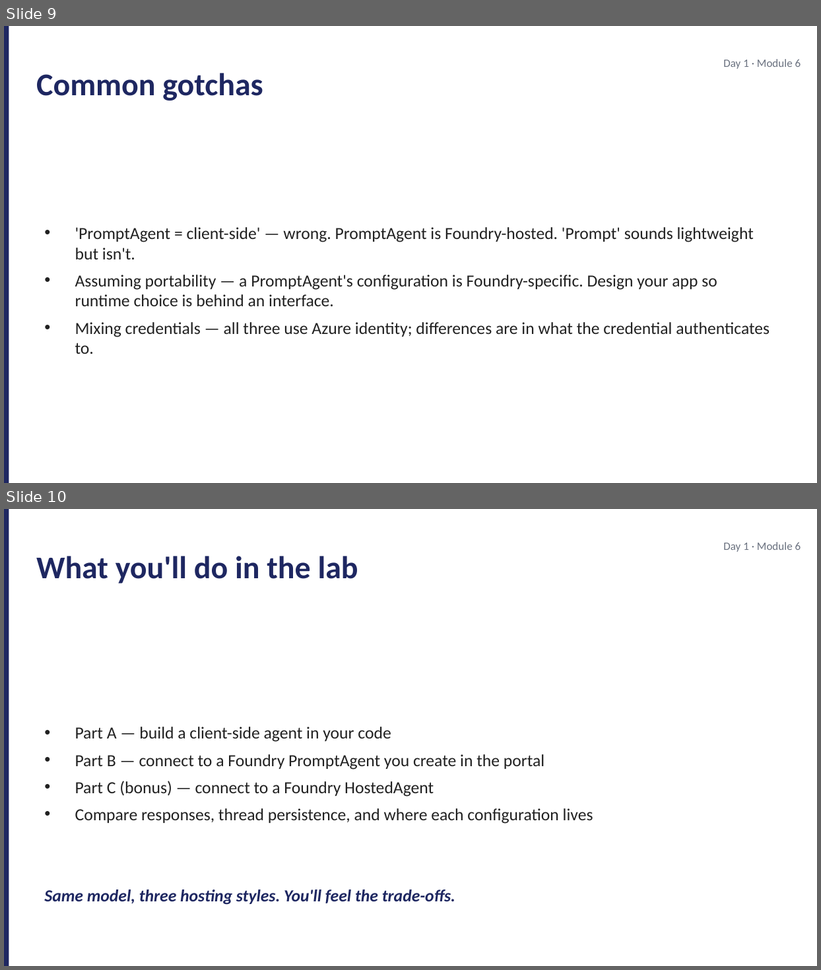
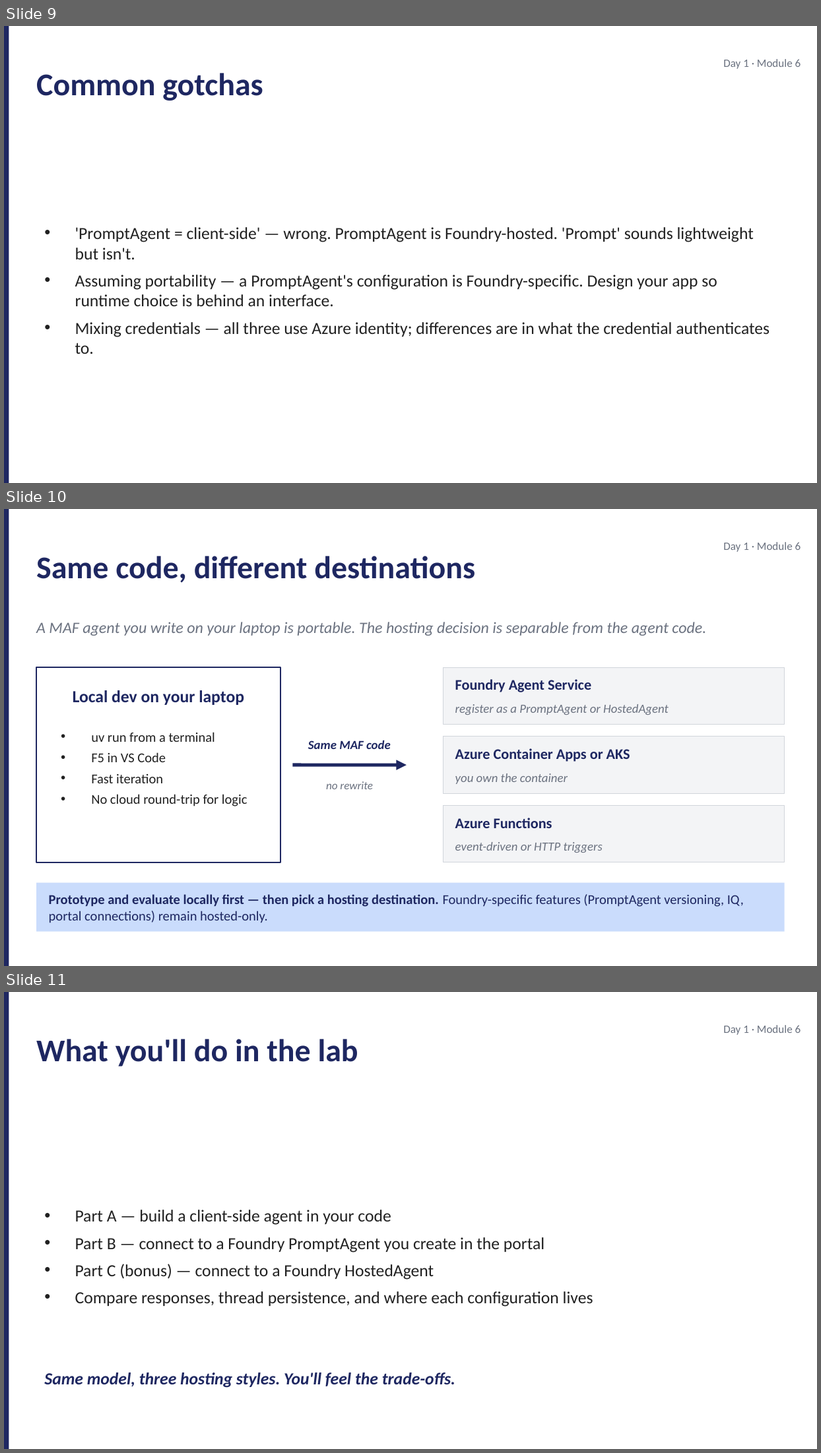
Before and after one commit to JimPiquant/Building-AI-Apps-and-Agents, a slide deck: decks/day1/module-6-hosting-styles.pptx. Shown one above the other, each under a label of ours: slides 9 and 10 before the commit, slides 9, 10 and 11 after it. The pictures are 821x970 and 821x1453 pixels, drawn with LibreOffice and Linux fonts; fonts in the diff are those of the drawing. Boxes give left, top, right and bottom in pixels: in the first picture for what was removed or moved away, otherwise in the second. Text is boxed around its words. In the diff, an @@ line names an element or a change of style, - is before the commit and + after.

```diff
--- a/decks/day1/module-6-hosting-styles.pptx
+++ b/decks/day1/module-6-hosting-styles.pptx
@@ slide 10 added at [4,509,817,966], background #FFFFFF @@
@@ rectangle added at [4,509,9,966], fill #1E2761 @@
@@ text added at [723,542,801,552], 10 pt, text #6B7280 @@
+Day 1 · Module 6
@@ text added at [36,556,475,582], 28 pt, text #1E2761, bold @@
+Same code, different destinations
@@ text added at [36,622,706,636], 14 pt, text #6B7280, italic @@
+A MAF agent you write on your laptop is portable. The hosting decision is separable from the agent code.
@@ rectangle added at [36,667,281,863], fill #FFFFFF, outline #1E2761 1 pt @@
@@ rectangle added at [443,667,785,724], fill #F3F4F6, outline #D1D5DB 0.5 pt @@
@@ text added at [455,679,591,692], 13 pt, text #1E2761, bold @@
+Foundry Agent Service
@@ text added at [73,691,244,705], 15 pt, text #1E2761, bold @@
+Local dev on your laptop
@@ text added at [455,704,669,715], 11 pt, text #6B7280, italic @@
+register as a PromptAgent or HostedAgent
@@ text added at [91,732,248,807], 12 pt, text #212121 @@
+• uv run from a terminal
+• F5 in VS Code
+• Fast iteration
+• No cloud round-trip for logic
@@ text added at [308,740,391,749], 11 pt, text #1E2761, bold, italic @@
+Same MAF code
@@ rectangle added at [443,737,785,793], fill #F3F4F6, outline #D1D5DB 0.5 pt @@
@@ arrow added from (292, 765) to (407, 765), #1E2761 3 pt @@
@@ text added at [455,749,630,762], 13 pt, text #1E2761, bold @@
+Azure Container Apps or AKS
@@ text added at [326,782,372,789], 10 pt, text #6B7280, italic @@
+no rewrite
@@ text added at [455,774,568,784], 11 pt, text #6B7280, italic @@
+you own the container
@@ rectangle added at [443,806,785,863], fill #F3F4F6, outline #D1D5DB 0.5 pt @@
@@ text added at [455,818,552,828], 13 pt, text #1E2761, bold @@
+Azure Functions
@@ text added at [455,842,603,853], 11 pt, text #6B7280, italic @@
+event-driven or HTTP triggers
@@ rectangle added at [36,883,785,932], fill #CADCFC @@
@@ text added at [49,894,744,923], 12 pt, text #1E2761 @@
+Prototype and evaluate locally first — then pick a hosting destination. Foundry-specific features (PromptAgent versioning, IQ, portal connections) remain hosted-only.
@@ what was slide 10 is now slide 11 @@
```
Also in this commit, not shown: 9 other files.
